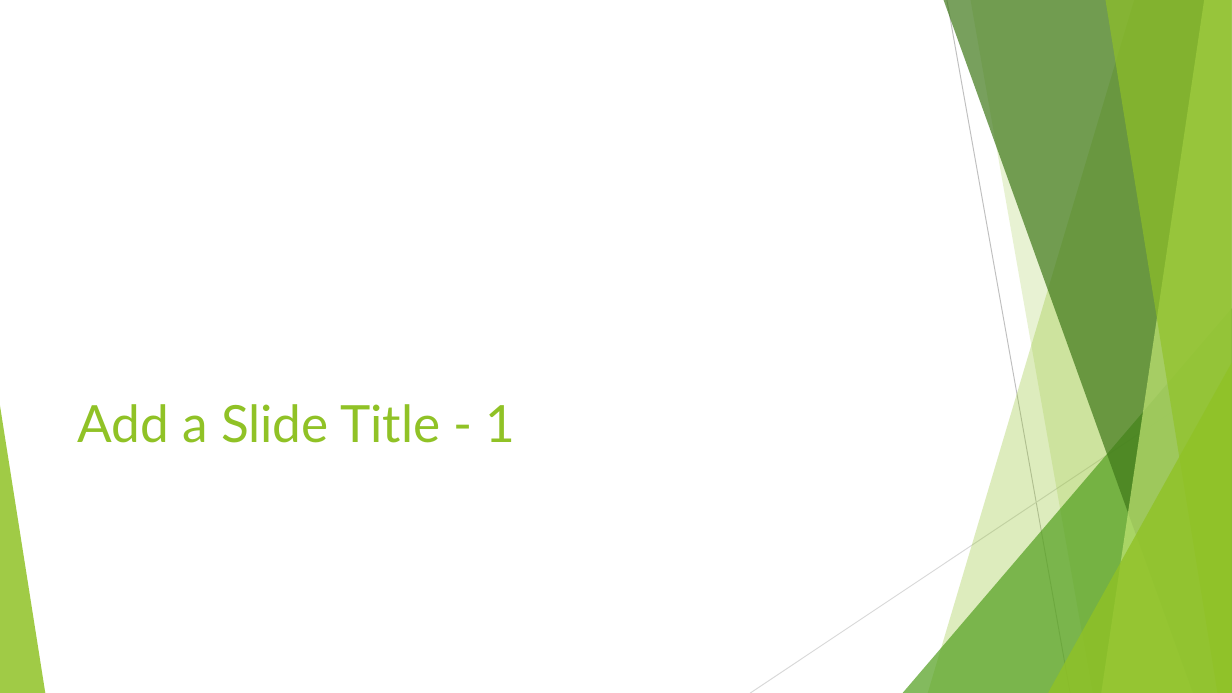
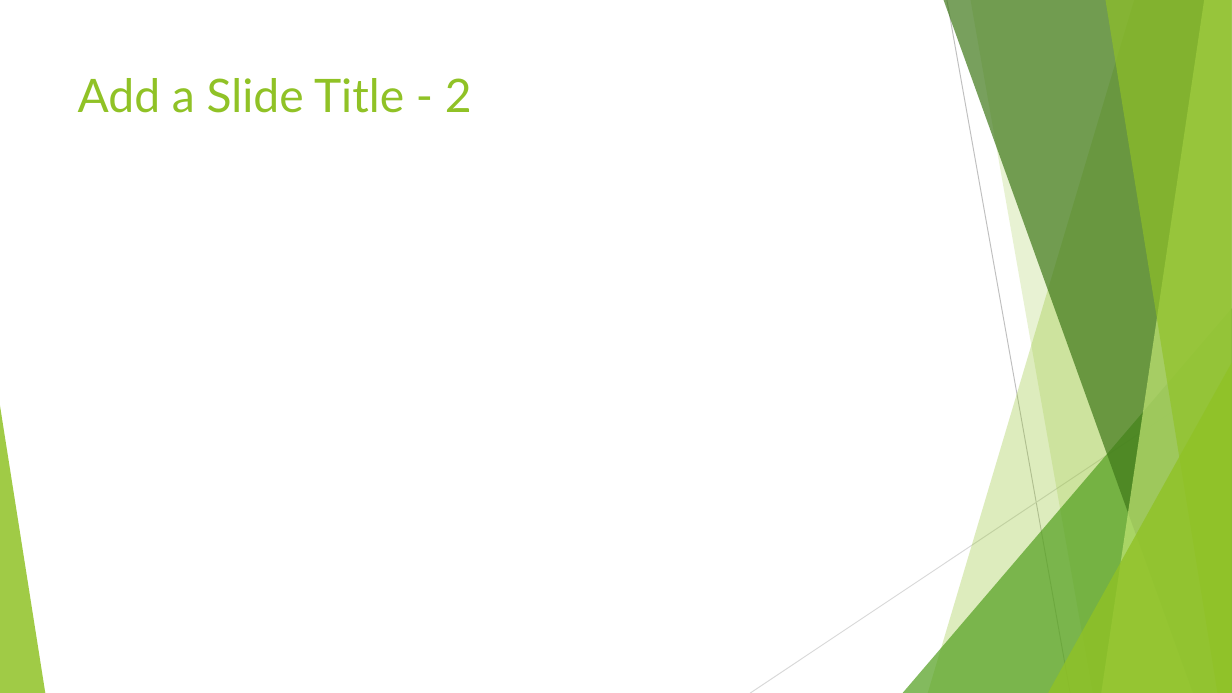
Before and after one commit to Project-JCSA/FL_Electric_Vehicles, a slide deck: slide 4 of Florida_Electric_Vehicles.pptx (slide 6 before the commit). Drawn at 1232x693 pixels with LibreOffice and Linux fonts; fonts in the diff are those of the drawing. Boxes give left, top, right and bottom in pixels: in the first picture for what was removed or moved away, otherwise in the second. Text is boxed around its words. In the diff, an @@ line names an element or a change of style, - is before the commit and + after.

```diff
--- a/Florida_Electric_Vehicles.pptx
+++ b/Florida_Electric_Vehicles.pptx
@@ title "Add a Slide Title - ..." at box(78, 78, 472, 113): vertical alignment bottom to top @@
@@ title at box(78, 78, 472, 113): text changed; size 40 to 36 pt @@
-Add a Slide Title - 1
+Add a Slide Title - 2
```
Also in this commit, not shown: 2 other slides changed, 8 slides added.
